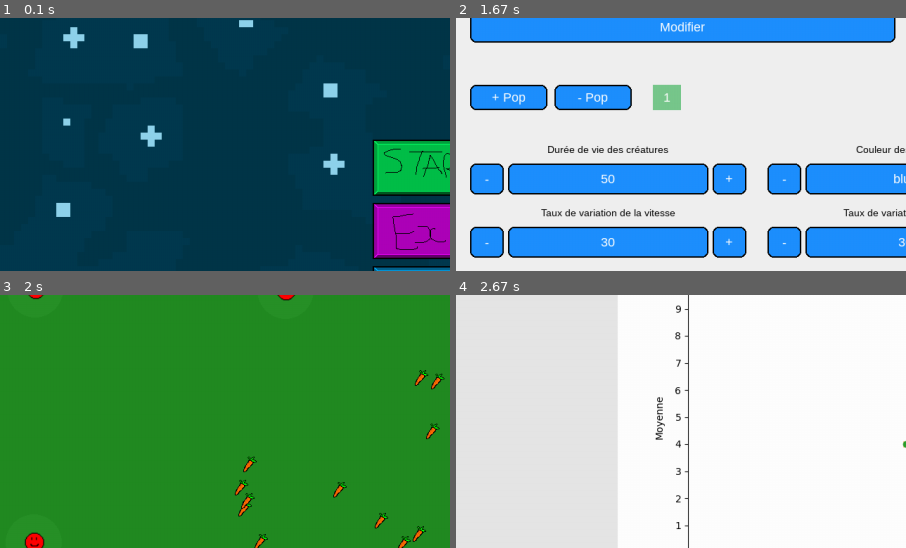
Above: before the commit, frames 1-4 (two rows, left to right).
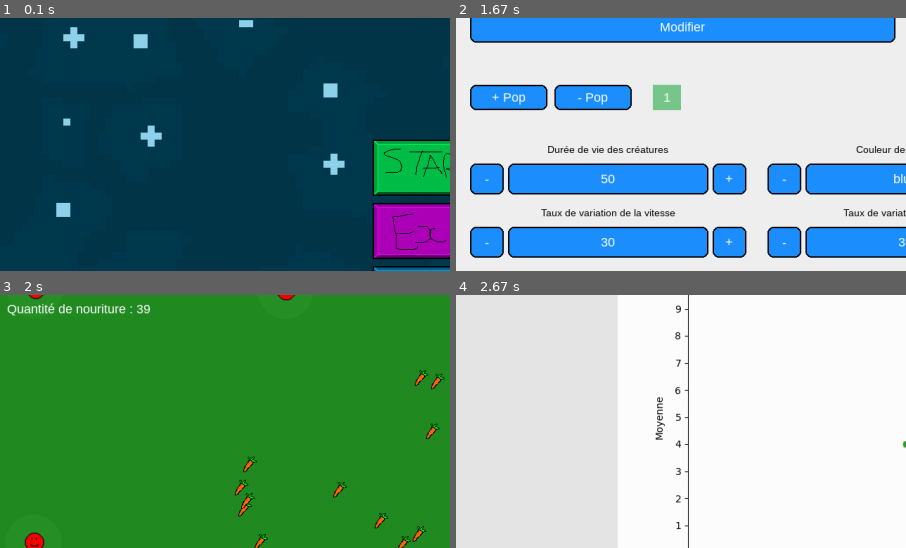
Above: after the commit, the same moments.

Repository: X47C/Trophees-NSI
Game: pygame game, started from main.py
Two runs of this game, one before a commit and one after it. Both use one fixed random seed, a clock stepped at 60 frames per second and the inputs below.
Inputs (mouse positions are % of the whole screen's width and height, from its top left):
- Up to frame 1 (0.1 s): no input
- Up to frame 2 (1.67 s): click (50, 37) at 0.93 s; click "5" at 1.48 s
- Up to frame 3 (2 s): click "Start" at 1.82 s
- Up to frame 4 (2.67 s): click "End" at 2.15 s; press the mouse at (99, 8) at 2.47 s; move the mouse to (72, 10) at 2.57 s
The pictures show only the part of the screen within x 0-50%, y 8-58%; the shares and areas given below are measured in that part.

Frames 1-2 are identical in both runs. In frame 3, 0.6% of the frame differs, in the area x 1-34%, y 3-9%; in frame 4, nothing differs.

Commit message:
Doc de game et affichage de la quantité de nourriture

Diff:
--- a/Game/creature.py
+++ b/Game/creature.py
@@ -1,4 +1,3 @@
-# methodes pour gerer les creatures
 import math
 from random import randint as rd, uniform, random
 from math import radians, cos, sin, atan2, degrees, sqrt
@@ -11,20 +10,28 @@
     Entrée : Speed, Size, View (int, compris entre 1 et 10)
     """
 
-    def __init__(self, Speed:int, Size:int, View:int, Variation_Speed:int, Variation_Size:int, Variation_View:int, Days_Max:int, Color:tuple):
+    def __init__(self, Speed:int, Size:int, View:int, Variation_Speed:int, Variation_Size:int, Variation_View:int, Days_Max:int, Color:tuple) -> None:
+        #caracteristiques
         self.speed = Speed
         self.size = Size
         self.view = View
         self.color = Color
-        self.ate = 0
-        self.energy = 100
         self.variation_speed = Variation_Speed
         self.variation_size = Variation_Size
         self.variation_view = Variation_View
-        self.days = 0
         self.days_max = Days_Max
+
+        #position / déplacement
+        self.angle_deg = rd(0, 360)
+        self.radius = 10 * self.view
         self.pos_x = 0
         self.pos_y = 0
+
+        self.days = 0
+        self.ate = 0
+        self.energy = 100
+
+        #affichage
         img = pg.image.load("assets/creature.png")
         img_size = img.get_size()
         self.image = pg.transform.smoothscale(img, (img_size[0] + self.size * 2, img_size[1] + self.size * 2))
@@ -32,12 +39,17 @@
         self.angle_deg = rd(0, 360)
         self.radius = 10 * self.view
 
-    def draw(self, screen:pg.surface):
+
+    def draw(self, screen: pg.surface) -> None:
+        """
+        Dessine la créature sur l'écran 'screen'
+        """
         pg.draw.circle(screen, (40, 145, 40), (self.pos_x, self.pos_y), 10 * self.view)
         rect = self.image.get_rect(center=(int(self.pos_x), int(self.pos_y)))
         screen.blit(self.image, rect)
-
-    def moove(self):
+        return
+
+    def moove(self) -> None:
         """
         deplace la creature en fonction de sa vitesse et de son angle
         """
@@ -197,10 +209,8 @@
                     other.ang_vel = getattr(other, "ang_vel", 0.0) * ang_vel_damp + uniform(-jitter, jitter)
 
 
-        # ----------------------
+
         # Consommation d'énergie
-        # ----------------------
-        # Coefficients calibrés pour durée a peu pres 10s pour une créature moyenne noramlement (speed=5,size=5,view=5)
         base_cost = 0.06
         coeff_speed = 0.008
         coeff_size = 0.006
@@ -210,7 +220,7 @@
         size_cost = coeff_size * self.size
         view_cost = coeff_view * self.view
 
-        # consommation opar frame
+        # consommation par frame
         self.energy -= (base_cost + speed_cost + size_cost + view_cost)
 
         if self.energy < 0:
@@ -220,9 +230,10 @@
         self.pos_y = min(max(self.pos_y, margin), h - margin)
         self.rect = self.image.get_rect(center=(int(self.pos_x), int(self.pos_y)))
 
-    def Baby(self):
-        """
-        Se reproduit avec un pourcentage de proximité a ses parametres actuels
+
+    def Baby(self) -> None:
+        """
+        Crée un bébé avec des caracteristiques identiques a self, sauf pour speed, size et view qui sont modifiés d'un certain pourcentage defini par varitaion_'caracteristique'
         """
         Baby = Creature(
             max(0, min(10, self.speed * (rd(100 - self.variation_speed, 100 + self.variation_speed)/100))),
@@ -241,9 +252,10 @@
                     settings.creatures_list[i].append(Baby)
                     return
 
-    def Eat(self):
-        """
-        on verifie si il a mangé haha enfait c'est simple j'etait parti super loins pour rien mdr
+
+    def Eat(self) -> None:
+        """
+        Vérifie si la créature à mangée
         """
         creature_rect = self.rect
 
@@ -254,9 +266,10 @@
                 settings.food_list.pop(i)
                 return
 
-    def New_Day(self):
-        """
-        Gere un nouveau jour
+
+    def New_Day(self) -> None:
+        """
+        Permet de verifier si la créature a survecue au jour precedent -> apppele la methode baby si besoin et reinitialise les parametres importants pour un jour
         """
         if self.is_alive:
             if self.ate >= 2:
@@ -266,11 +279,11 @@
             self.pos_x = 550
             self.pos_y = 440
 
-    def see_food(self):
-        """
-        return True si la creature a de la nourriture dans son champs de vision
-        False sinon. Toute la bouffe est stockée dans settings.food_list, c'est une liste d'objet (les coordonées sont dans le init )
-        Les creatures on un champs de vision qui va de 1 a 10 donc plus c'est elevé plus elles voient loin
+
+    def see_food(self) -> tuple:
+        """
+        return True si la creature a de la nourriture dans son champs de vision, False sinon
+        return egalement un tuple contenant les coordonnées (x, y) de la nouriture vue. Dans le cas ou  aucune noiuriture n'est vue ce tuple est de (None, None)
         """
         for i, food in enumerate(settings.food_list):
             if math.hypot(self.pos_x - food.pos_x, self.pos_y - food.pos_y) < self.radius:
@@ -282,14 +295,19 @@
                         return True, (i, j)
         return False, (None, None)
 
-    def is_alive(self):
-        """
-        Check si le mec est en vie renvois True ou false
+
+    def is_alive(self) -> bool:
+        """
+        Renvoie True si la créature est en vie, False sinon
         """
         return self.ate > 0 and self.days <= self.days_max
 
 
-    def collide(self):
+    def collide(self) -> tuple:
+        """
+        Renvoie True si une autre créature est percutée, False sinon
+        Renvoie la créature percutée, False sinon
+        """
         creature_rect = self.rect
 
         for i, l in enumerate(settings.creatures_list):
@@ -300,7 +318,15 @@
                         return True, c
         return False, None
 
-    def canibalism(self, c:object, i:int, j:int):
+
+    def canibalism(self, c: object, i: int, j: int) -> None:
+        """
+        Entrée :
+            - c un objet de type créature
+            - i est l'indice de la population de cette créature dans settings.creature_list
+            - j est l'indice de la creature dans settings.creature_list[1]
+        La fonction permet a la créature self de manger l'autre créature si celle si est plus petite d'au moins 4
+        """
         if self.size - 4 >= c.size:
             settings.creatures_list[i].pop(j)
             return
--- a/Game/food.py
+++ b/Game/food.py
@@ -1,18 +1,21 @@
-# methodes pour gerer la nouriture
 import pygame as pg
 
 class Food():
     """
     Entry : position (tupple), is_eaten (bool)
     """
-    def __init__(self, x:int, y:int):
+    def __init__(self, x: int, y: int) -> None:
+        #position
         self.pos_x = x
         self.pos_y = y
+
+        #affichage
         self.image = pg.image.load('assets/food.png')
         self.rect = self.image.get_rect(center=(int(self.pos_x), int(self.pos_y)))
 
-    def draw(self, screen:pg.surface):
+
+    def draw(self, screen: pg.surface) -> None:
         """
-        affiche la nourriture
+        Dessine la nouriture sur l'écran 'screen'
         """
         screen.blit(self.image, self.rect)
--- a/Game/game.py
+++ b/Game/game.py
@@ -5,13 +5,18 @@
 from random import randint as rd, shuffle
 
 class Day_Manager():
-    def __init__(self, surf:pg.surface):
+    def __init__(self, surf: pg.surface) -> None:
+        #écran
         self.surf = surf
+
+        #utilitaire
         self.current_day = 1
         self.time = 0
 
-    def update(self):
+
+    def update(self) -> None:
         """
+        Permet de faire bouger les créature et de verifier si elles ont mangé tant qu'elles ont de l'energie
         """
         for a in settings.creatures_list:
             for c in a:
@@ -20,28 +25,38 @@
                     c.Eat()
 
 
-    def first_day(self):
+    def first_day(self) -> None:
         """
-        gere le premier jour de la simulation
+        Gere le premier jour de la simulation
         """
+        #reinitialise les graphes
         settings.creatures_list_dico = {}
         settings.food_list_dico = {}
+
+        #reinitialise les creatures et la nouriture
         settings.food_list = []
         settings.creatures_list = []
+
+        #créée les créatures
         for pop in settings.POPULATIONS:
             a = []
             for i in range(pop['quantity']):
                 a.append(Creature(pop['speed'], pop['size'], pop['view'], pop['speed_variation'],pop['size_variation'], pop['view_variation'], pop['life'], pop['color']))
             settings.creatures_list.append(a)
+
+        #crée la nouriture
         for i in range(settings.Food_quantity[0]):
              settings.food_list.append(Food(rd(280, 1000), rd(70, 650)))
         self.distribute_on_border(settings.creatures_list, settings.Display_size)
+
+        #implemente les premier jour pour les graphes
         settings.creatures_list_dico[self.current_day] = [pop.copy() for pop in settings.creatures_list]# pas touche
         settings.food_list_dico[self.current_day] = len(settings.food_list)
 
 
-    def is_over(self):
+    def is_over(self) -> str:
         """
+        Renvoie 'end' si le jour actuel est fini, 'continue' dans l'autre cas
         """
         a = True
         for elt in settings.creatures_list:
@@ -57,12 +72,15 @@
                 return 'continue'
 
 
-    def new_day(self):
+    def new_day(self) -> None:
         """
         ce que doit faire le jeu a chaques debuts de jours
         """
+        #modifications utilitaires
         self.current_day += 1
         self.time = 0
+
+        #verifie quelles creatures doivent mourir et quelles creatures survivent
         for i in range(len(settings.creatures_list)):
             alive_creatures = []
             for c in settings.creatures_list[i]:
@@ -70,29 +88,41 @@
                     c.New_Day()
                     alive_creatures.append(c)
             settings.creatures_list[i] = alive_creatures
+
+        #réinitialise et recréé la nouriture
         settings.food_list = []
         for i in range(settings.Food_quantity[self.current_day - 1]):
              settings.food_list.append(Food(rd(280, 1000), rd(70, 650)))
         self.distribute_on_border(settings.creatures_list, settings.Display_size)
-        settings.creatures_list_dico[self.current_day] = [pop.copy() for pop in settings.creatures_list] #allez voir le commentaire dans settings mais PAS TOUCHE !!!
+
+        #Implemente le jour actuel dans les graphes
+        settings.creatures_list_dico[self.current_day] = [pop.copy() for pop in settings.creatures_list]
         settings.food_list_dico[self.current_day] = len(settings.food_list)
 
 
 
-    def draw_current_day(self):
+    def draw_current_day(self) -> None:
         """
         Affiche le jour actuel en haut a gauche de l'écran quand le jeu est lancé
         """
         self.surf.blit(pg.font.SysFont(settings.Days_font, settings.Days_font_size).render(f'Jour : {self.current_day} / {settings.Days_max}', True, (255, 255, 255)), (10, 10))
 
-    def draw_creature_number(self):
+
+    def draw_creature_number(self) -> None:
         """
-        Affiche Le nombre de créature actuelle
+        Affiche le nombre de créature actuelle en haut a gauche de l'ecran quand le jeu est lancé
         """
         self.surf.blit(pg.font.SysFont(settings.Days_font, settings.Days_font_size).render(f'Nombre de créatures : {sum([len(l) for l in settings.creatures_list])}', True, (255, 255, 255)), (10, 20 + settings.Days_font_size))
 
 
-    def distribute_on_border(self, lists:list, screen_size:tuple, margin:int = 0):
+    def draw_food_number(self) -> None:
+        """
+        Affiche la quantité de nourriture actuelle en haut a gauche de l'ecran quand le jeu est lancé
+        """
+        self.surf.blit(pg.font.SysFont(settings.Days_font, settings.Days_font_size).render(f'Quantité de nouriture : {len(settings.food_list)}', True, (255, 255, 255)), (10, 30 + settings.Days_font_size * 2))
+
+
+    def distribute_on_border(self, lists: list, screen_size: tuple, margin: int = 0) -> None:
         """
         Distribue les objets (dans lists) uniformément sur le bord de l'écran.
 
@@ -113,6 +143,8 @@
             return
         perimeter = 2 * (eff_w + eff_h)
         spacing = perimeter / N
+
+        #positionnement
         for i, obj in enumerate(flat):
             d = i * spacing
             if d < eff_w:
--- a/Pygame/button.py
+++ b/Pygame/button.py
@@ -14,7 +14,7 @@
         self.value = ""
         self.active = False
 
-        #box de desciption
+        #box de description
         self.description_font = pg.font.SysFont('Arial', 13)
         self.description_slices = self.description_slice(description)
         self.description_text = self.description_slices[0]
@@ -22,7 +22,7 @@
         self.description_box_color = (255, 255, 255)
 
 
-    def draw(self, surf:pg.surface, font:pg.font, asset:str = None, bg:tuple = (30,144,255)):
+    def draw(self, surf:pg.surface, font:pg.font, asset:str = None, bg:tuple = (30,144,255)) -> None:
         display_text = self.value if self.editable else self.text
 
         if asset:
@@ -54,14 +54,14 @@
                 caret_y = self.rect.y + (self.rect.h - ts.get_height()) // 2
                 pg.draw.rect(surf, (255,255,255), (caret_x, caret_y, 2, ts.get_height()))
 
-    def collide(self, pos:tuple):
+    def collide(self, pos: tuple) -> bool:
         return self.rect.collidepoint(pos)
 
-    def is_clicked(self, mouse_pos:tuple, button_pos:tuple):
+    def is_clicked(self, mouse_pos: tuple, button_pos: tuple) -> bool:
         relative_pos = (mouse_pos[0] - button_pos[0], mouse_pos[1] - button_pos[1])
         return self.collide(relative_pos)
 
-    def handle_event(self, event, offset=(0,0)):
+    def handle_event(self, event: pg.event, offset: tuple = (0,0)) -> bool:
         if event.type == pg.MOUSEBUTTONDOWN and event.button == 1:
             mx, my = event.pos
             rel = (mx - offset[0], my - offset[1])
@@ -90,25 +90,26 @@
 
         return False
 
-    def get_number(self):
+    def get_number(self) -> None | int | float:
         if self.value == "":
             return None
         if self.allow_decimal:
             return float(self.value)
         return int(self.value)
 
-    def set_value(self, v):
+    def set_value(self, v: int) -> None:
         if self.editable:
             self.value = str(v)[:self.max_length]
+            return
 
 
-    def description_slice(self, text):
+    def description_slice(self, text:str) -> str:
         step = 45
         lines = [text[i:i+step] for i in range(0, len(text), step)]
         return "\n".join(lines), len(lines)
 
 
-    def description(self):
+    def description(self) -> None:
         pos = pg.mouse.get_pos()
         if self.rect.collidepoint(pos) and self.description_text != '':
             desc_rect = pg.Rect((pos[0], pos[1] - self.description_box_size[1]), self.description_box_size)
--- a/main.py
+++ b/main.py
@@ -107,6 +107,7 @@
             Ing.draw(settings.creatures_list, screen)
             day_manager.draw_current_day()
             day_manager.draw_creature_number()
+            day_manager.draw_food_number()
         case 'post_game':
             Engd.draw()
         case 'credits':
